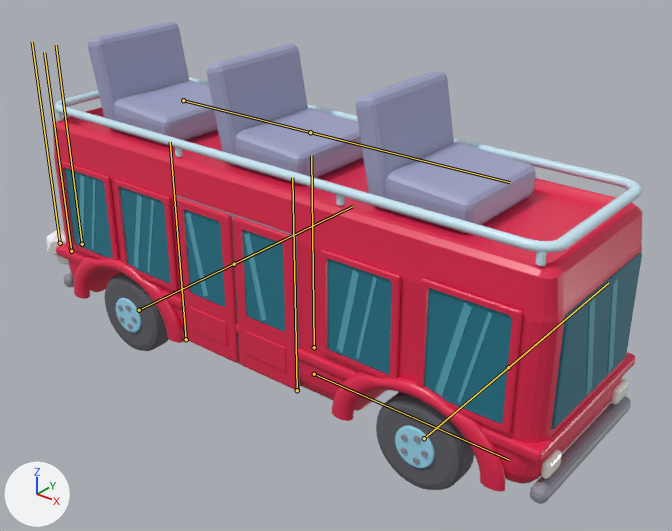
The FBX model Assets/_BusJam/Art/Models/Otobus/Otobus.fbx: old version first, new version second.
Rendered twice from a camera (50 mm lens) standing at (4.53, -5.35, 4.46) and looking at (0.14, 0.13, 1.06). Arrows for +X, +Y and +Z are at lower left; the lights stay in place. The first picture is the older version. The bones that change, and the others that lie on the model, are drawn over the model as lines.

In view in the first picture: 'Otobus'.
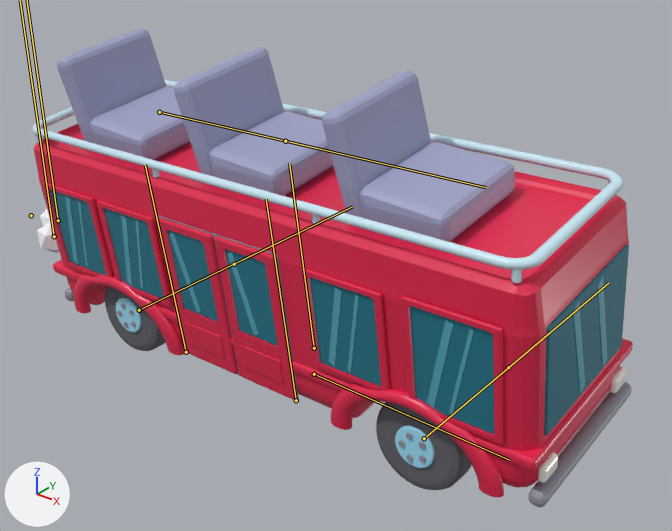
The newer file adds an action. The first version stands in its rest pose; the second is drawn at frame 9 of the action 'Celebrate_Leave'.

Location of each change, (x1, y1, x2, y2) in pixels of the pictures (672 x 531 px):
'Otobus', posed
    before: (46, 22, 642, 504)
    after: (32, 29, 633, 507)
bone 'Body', root to tip
    before: (314, 347) to (311, 155)
    after: (314, 348) to (289, 163)
bone 'Smoke_0', root to tip
    before: (71, 251) to (44, 52)
    after: (31, 215) to (31, 215)
bone 'Smoke_2', root to tip
    before: (60, 243) to (32, 42)
    after: (54, 236) to (20, 0)

What the commit changed:
Bone 'Body' (bone_body) turns from (0, 0, 0) to (7, 0, 1) degrees about its own x, y and z.
Bone 'Wheel_FL' (bone_wheel_fl) turns from (0, 0, 0) to (0, 177, 0) degrees about its own x, y and z.
Bone 'Wheel_FR' (bone_wheel_fr) turns from (0, 0, 0) to (0, 177, 0) degrees about its own x, y and z.
Bone 'Wheel_RL' (bone_wheel_rl) turns from (0, 0, 0) to (0, 177, 0) degrees about its own x, y and z.
Bone 'Wheel_RR' (bone_wheel_rr) turns from (0, 0, 0) to (0, 177, 0) degrees about its own x, y and z.
Bone 'Smoke_0' (bone_smoke_0) moves from (0.0, 0.0, 0.0) to (-0.61, 0.22, 0.0).
Bone 'Smoke_0' (bone_smoke_0) turns from (0, 0, 0) to (0, 60, 0) degrees about its own x, y and z.
Bone 'Smoke_0' (bone_smoke_0) is rescaled from (1.0, 1.0, 1.0) to (0.0, 0.0, 0.0).
Bone 'Smoke_1' (bone_smoke_1) moves from (0.0, 0.0, 0.0) to (-0.35, 0.16, 0.0).
Bone 'Smoke_1' (bone_smoke_1) turns from (0, 0, 0) to (0, 34, 0) degrees about its own x, y and z.
Bone 'Smoke_1' (bone_smoke_1) is rescaled from (1.0, 1.0, 1.0) to (1.49, 1.49, 1.49).
Bone 'Smoke_2' (bone_smoke_2) moves from (0.0, 0.0, 0.0) to (-0.09, 0.04, 0.0).
Bone 'Smoke_2' (bone_smoke_2) turns from (0, 0, 0) to (0, 9, 0) degrees about its own x, y and z.
Bone 'Smoke_2' (bone_smoke_2) is rescaled from (1.0, 1.0, 1.0) to (1.16, 1.16, 1.16).
